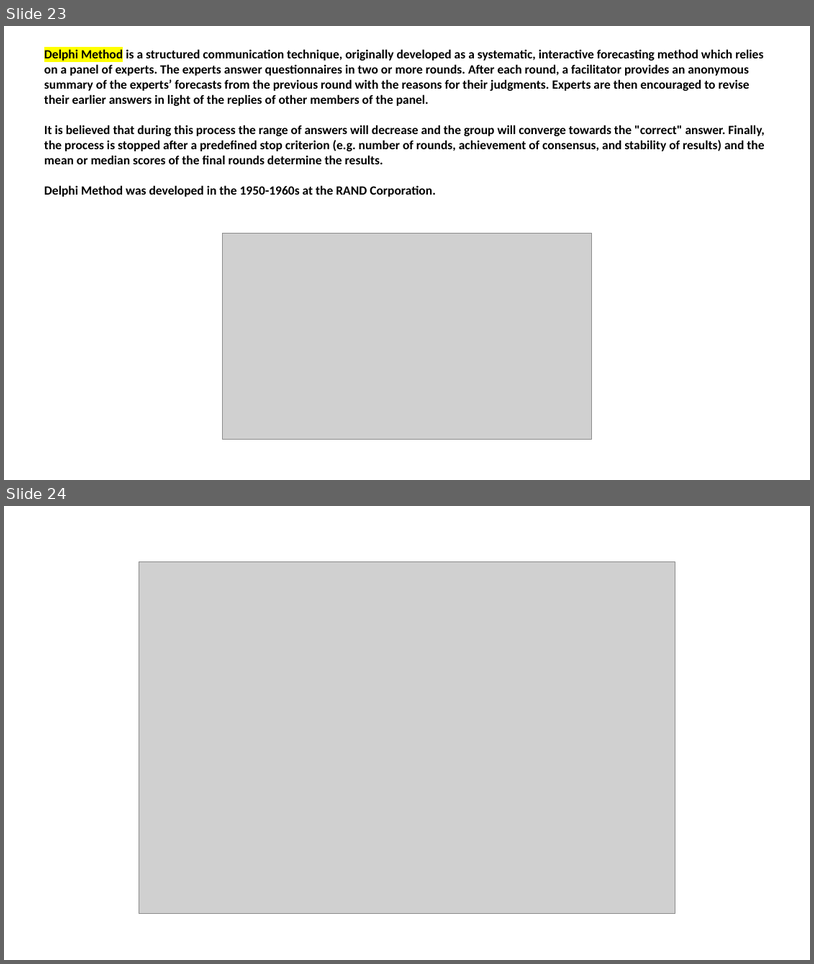
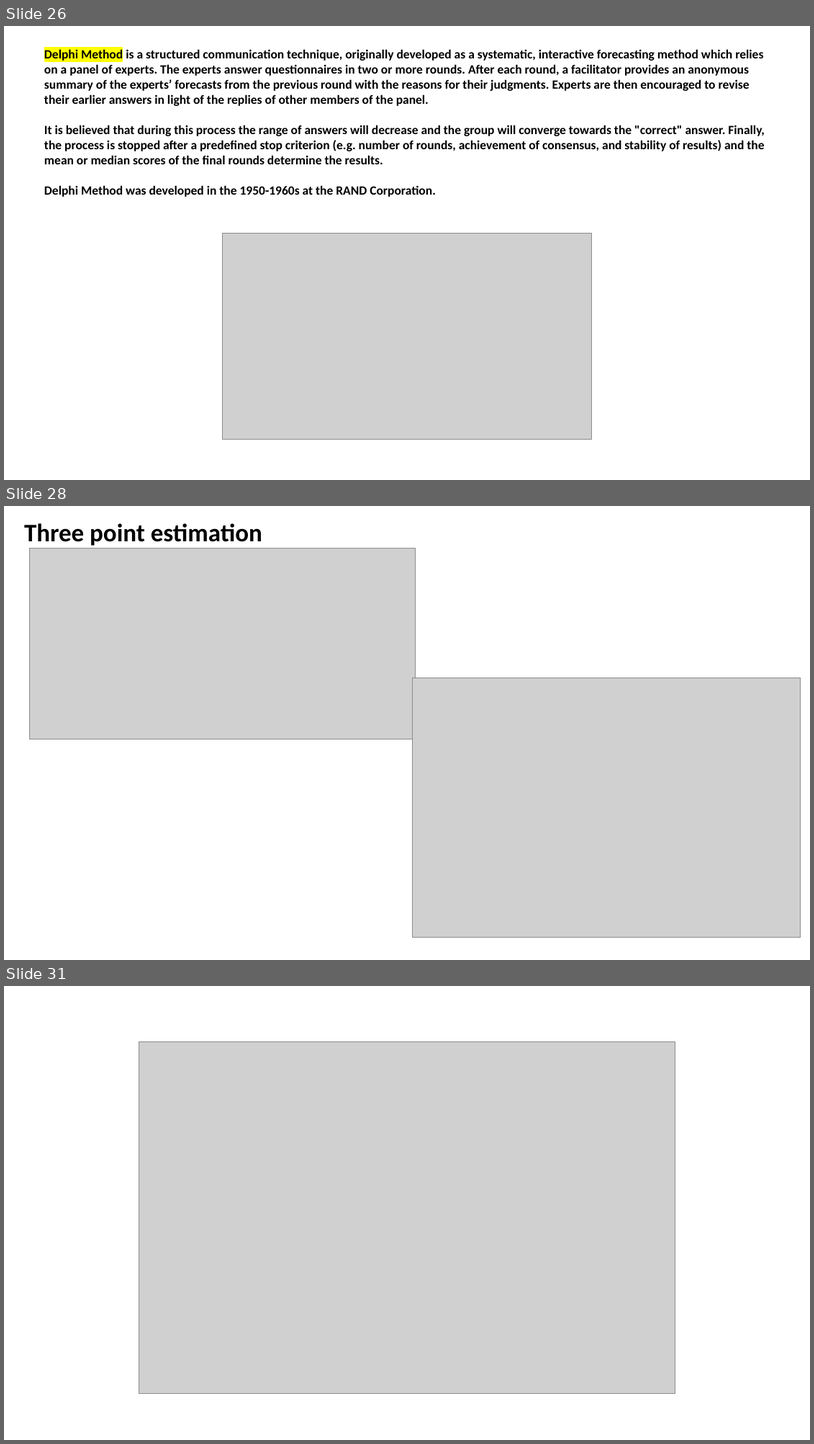
Before and after one commit to Syed007Hassan/Fast-Material-CS-SE, a slide deck: 7TH SEMESTER/Fundamentals Of Software & Project Management - Iqra Fahad/Lectures/FSPM_W5.pptx. Shown one above the other, each under a label of ours: slides 23 and 24 before the commit, slides 26, 28 and 31 after it; the slides between them are not shown. The pictures are 814x964 and 814x1444 pixels, drawn with LibreOffice and Linux fonts; fonts in the diff are those of the drawing; grey boxes stand for pictures. Boxes give left, top, right and bottom in pixels: in the first picture for what was removed or moved away, otherwise in the second. Text is boxed around its words. In the diff, an @@ line names an element or a change of style, - is before the commit and + after.

```diff
--- a/7TH SEMESTER/Fundamentals Of Software & Project Management - Iqra Fahad/Lectures/FSPM_W5.pptx
+++ b/7TH SEMESTER/Fundamentals Of Software & Project Management - Iqra Fahad/Lectures/FSPM_W5.pptx
@@ slide 28 added at <box>4,506,810,960</box>, background #FFFFFF @@
@@ text added at <box>24,523,262,546</box>, 30 pt, text #000000, bold @@
+Three point estimation
@@ picture added at <box>29,548,416,739</box> @@
@@ picture added at <box>413,678,801,937</box> @@
@@ what was slide 23 is now slide 26 @@
@@ what was slide 24 is now slide 31 @@
```
Also in this commit, not shown: 1 slide changed, 10 other slides added, 2 slides removed, 45 other files.
